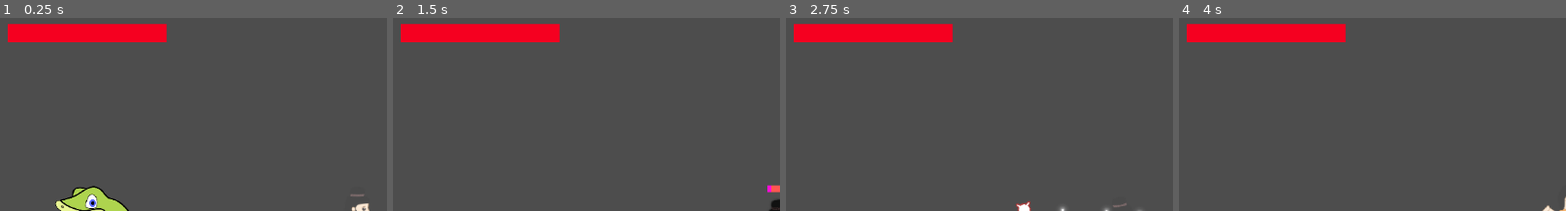
Above: before the commit, frames 1-4 (left to right).
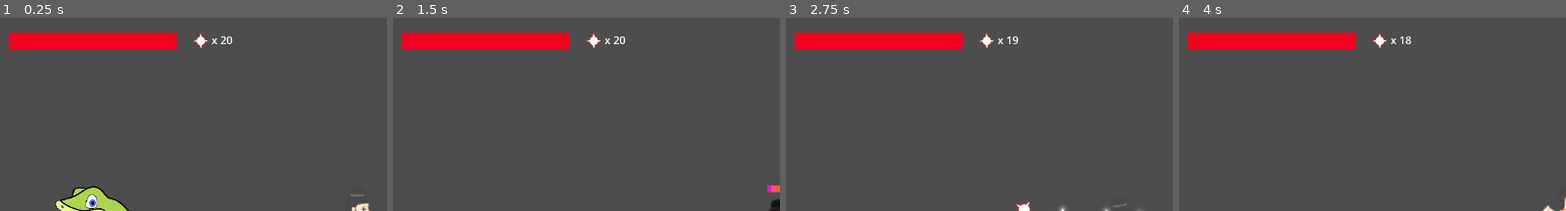
Above: after the commit, the same moments.

Repository: KartikWatts/games
Game: Godot game, scene res://world.tscn
Two runs of this game, one before a commit and one after it. Both use one fixed random seed, a clock stepped at 60 frames per second and the inputs below.
Inputs:
- Up to frame 1 (0.25 s): no input
- Up to frame 2 (1.5 s): tap Enter (ui_accept) at 0.5, 0.6, 0.77, 1.07 s; hold Right (ui_right) from 0.53 s (still down); tap Ctrl (player_attack) at 1.35 s
- Up to frame 3 (2.75 s): tap Enter (ui_accept) at 1.52, 1.55, 1.82, 2.1 s; release Right (ui_right) at 2.03 s; hold Left (ui_left) from 2.03 s (still down)
- Up to frame 4 (4 s): release Left (ui_left) at 2.78 s; hold Right (ui_right) from 2.78 s (still down); tap Ctrl (player_attack) at 2.85 s; tap Enter (ui_accept) at 3.02, 3.05, 3.32, 3.6, 3.77 s
The pictures show only the part of the screen within x 3-53%, y 0-50%; the shares and areas given below are measured in that part.

The runs differ from the first frame. In frame 1, 4.2% of the frame differs, in the area x 2-61%, y 3-17%; in frame 2, 4.2%; in frame 3, 4.2%; in frame 4, 4.2%.

Commit message:
game_balls counter

Diff:
--- /dev/null
+++ b/games/violest/violest/Label.gd
@@ -0,0 +1,7 @@
+extends Label
+
+func _ready():
+	text = "x " + str(Game.magic_balls_count)
+
+func _process(delta):
+	text = "x " + str(Game.magic_balls_count)
--- a/games/violest/violest/game.gd
+++ b/games/violest/violest/game.gd
@@ -9,7 +9,7 @@
 @export var player_jump_velocity := -620.0
 @export var player_attack_launch_time := 1.0
 
-@export var magic_balls_amount := 20
+@export var magic_balls_count := 20
 
 @export var snake_health := 1.0 * self.game_difficulty
 @export var snake_speed := 250.0 * self.game_difficulty
--- a/games/violest/violest/player/player.gd
+++ b/games/violest/violest/player/player.gd
@@ -25,6 +25,7 @@
 var face_direction = 1
 var is_sitting = false
 var is_hurting = false
+var is_dead = false
 
 func _ready():
 	set_wand_marker_position(1)
@@ -57,65 +58,66 @@
 		_magic_ball.hide()
 		_attack_progress.hide()
 
-	if Input.is_action_just_pressed("ui_up"):
-		is_sitting = false
-	if velocity == Vector2.ZERO:
-		if Input.is_action_just_pressed("ui_down"):
-			is_sitting = true
-	else:
-		is_sitting = false
+	if not is_dead:
+		if Input.is_action_just_pressed("ui_up"):
+			is_sitting = false
+		if velocity == Vector2.ZERO:
+			if Input.is_action_just_pressed("ui_down"):
+				is_sitting = true
+		else:
+			is_sitting = false
 
-	if is_sitting == true:
-		_player_hurt_box.position.y = SIT_DOWN_MARGIN
-	else:
-		_player_hurt_box.position.y = 0
+		if is_sitting == true:
+			_player_hurt_box.position.y = SIT_DOWN_MARGIN
+		else:
+			_player_hurt_box.position.y = 0
 
-	if Input.is_action_just_pressed("ui_accept") and is_on_floor():
-		velocity.y = player_jump_velocity
-		if is_attack_initiated:
-			_animation_player.play("attack_jump")
-		else:
-			_animation_player.play("jump_up")
+		if Input.is_action_just_pressed("ui_accept") and is_on_floor():
+			velocity.y = player_jump_velocity
+			if is_attack_initiated:
+				_animation_player.play("attack_jump")
+			else:
+				_animation_player.play("jump_up")
 
-	var direction = Input.get_axis("ui_left", "ui_right")
-	if direction == -1:
-		face_direction = -1
-		_sprite_2d.flip_h = true
-		set_wand_marker_position(direction)
-	elif direction == 1:
-		face_direction = 1
-		set_wand_marker_position(direction)
-		_sprite_2d.flip_h = false
+		var direction = Input.get_axis("ui_left", "ui_right")
+		if direction == -1:
+			face_direction = -1
+			_sprite_2d.flip_h = true
+			set_wand_marker_position(direction)
+		elif direction == 1:
+			face_direction = 1
+			set_wand_marker_position(direction)
+			_sprite_2d.flip_h = false
 
 
-	if direction:
-		velocity.x = direction * player_speed
-		if velocity.y == 0:
+		if direction:
+			velocity.x = direction * player_speed
+			if velocity.y == 0:
+				if is_attack_initiated:
+					_animation_player.play("attack_walk")
+				else:
+					_animation_player.play("walk")
+		else:
+			velocity.x = move_toward(velocity.x, 0, player_speed)
+			if velocity.y == 0:
+				if is_sitting == true:
+					if is_attack_initiated:
+						_animation_player.play("attack_sit")
+					else:
+						_animation_player.play("sit")
+				else:
+					if is_attack_initiated:
+						_animation_player.play("attack_idle")
+					else:
+						_animation_player.play("idle")
+
+		if velocity.y > 0:
 			if is_attack_initiated:
-				_animation_player.play("attack_walk")
+				_animation_player.play("attack_jump")
 			else:
-				_animation_player.play("walk")
-	else:
-		velocity.x = move_toward(velocity.x, 0, player_speed)
-		if velocity.y == 0:
-			if is_sitting == true:
-				if is_attack_initiated:
-					_animation_player.play("attack_sit")
-				else:
-					_animation_player.play("sit")
-			else:
-				if is_attack_initiated:
-					_animation_player.play("attack_idle")
-				else:
-					_animation_player.play("idle")
+				_animation_player.play("fall_down")
 
-	if velocity.y > 0:
-		if is_attack_initiated:
-			_animation_player.play("attack_jump")
-		else:
-			_animation_player.play("fall_down")
-
-	move_and_slide()
+		move_and_slide()
 
 func set_wand_marker_position(direction):
 	_wand_marker.position = Vector2((_collision_shape.shape.get_rect().size.x/2 + WAND_MAGIC_MARGIN) * direction, - WAND_MAGIC_MARGIN)
@@ -127,20 +129,30 @@
 
 func _on_shoot_timer_timeout():
 	shoot()
+	Game.magic_balls_count -= 1
 	is_attack_initiated = false
 
 func hurt():
 	if not is_hurting:
 		print("HURT")
 		Game.player_health -= 1
-		is_hurting = true
-		position = position + Vector2(-40 * face_direction, -30)
-		self.modulate.a = 0.5
-		await get_tree().create_timer(0.2).timeout
-		self.modulate.a = 1
-		await get_tree().create_timer(0.2).timeout
-		self.modulate.a = 0.5
-		await get_tree().create_timer(0.2).timeout
-		self.modulate.a = 1
-		await get_tree().create_timer(0.5).timeout
-		is_hurting = false
+		if Game.player_health == 0:
+			die()
+		else:
+			is_hurting = true
+			position = position + Vector2(-40 * face_direction, -30)
+			self.modulate.a = 0.5
+			await get_tree().create_timer(0.2).timeout
+			self.modulate.a = 1
+			await get_tree().create_timer(0.2).timeout
+			self.modulate.a = 0.5
+			await get_tree().create_timer(0.2).timeout
+			self.modulate.a = 1
+			await get_tree().create_timer(0.5).timeout
+			is_hurting = false
+
+func die():
+	is_dead = true
+	_animation_player.play("die")
+	await _animation_player.animation_finished
+	queue_free()
--- a/games/violest/violest/player/player.tscn
+++ b/games/violest/violest/player/player.tscn
@@ -186,6 +186,21 @@
 "transitions": PackedFloat32Array(1, 1, 1, 1, 1, 1, 1),
 "update": 1,
 "values": [8, 9, 10, 11, 12, 13, 14]
+}
+
+[sub_resource type="Animation" id="Animation_irjgd"]
+resource_name = "die"
+tracks/0/type = "value"
+tracks/0/imported = false
+tracks/0/enabled = true
+tracks/0/path = NodePath(".:frame")
+tracks/0/interp = 1
+tracks/0/loop_wrap = true
+tracks/0/keys = {
+"times": PackedFloat32Array(0, 0.1, 0.2, 0.3),
+"transitions": PackedFloat32Array(1, 1, 1, 1),
+"update": 1,
+"values": [32, 33, 34, 35]
 }
 
 [sub_resource type="AnimationLibrary" id="AnimationLibrary_hnm5t"]
@@ -195,6 +210,7 @@
 "attack_jump": SubResource("Animation_wjbnd"),
 "attack_sit": SubResource("Animation_qp0jp"),
 "attack_walk": SubResource("Animation_6b2dx"),
+"die": SubResource("Animation_irjgd"),
 "fall_down": SubResource("Animation_ystly"),
 "idle": SubResource("Animation_phnoh"),
 "jump_up": SubResource("Animation_u1o4u"),
--- a/games/violest/violest/world.tscn
+++ b/games/violest/violest/world.tscn
@@ -1,8 +1,10 @@
-[gd_scene load_steps=7 format=3 uid="uid://rqdfcdplc5nt"]
+[gd_scene load_steps=9 format=3 uid="uid://rqdfcdplc5nt"]
 
 [ext_resource type="Script" path="res://world.gd" id="1_2i1q4"]
 [ext_resource type="PackedScene" uid="uid://dpyxjvkwhg81l" path="res://player/player.tscn" id="1_e28uy"]
 [ext_resource type="PackedScene" uid="uid://qeckl4fceqn1" path="res://mobs/snake.tscn" id="2_3b0hr"]
+[ext_resource type="Texture2D" uid="uid://dxr74gl6x0yh7" path="res://assets/magic_ball.png" id="4_ad0ox"]
+[ext_resource type="Script" path="res://Label.gd" id="5_rkelv"]
 
 [sub_resource type="RectangleShape2D" id="RectangleShape2D_eshoh"]
 size = Vector2(2746.51, 44)
@@ -64,12 +66,26 @@
 [node name="UILabel" type="CanvasLayer" parent="."]
 
 [node name="PlayerHealthBar" type="ProgressBar" parent="UILabel"]
-offset_left = 49.0
-offset_top = 12.0
-offset_right = 285.0
-offset_bottom = 39.0
+offset_left = 50.0
+offset_top = 25.0
+offset_right = 300.0
+offset_bottom = 50.0
 theme_override_styles/background = SubResource("StyleBoxFlat_c8qh5")
 theme_override_styles/fill = SubResource("StyleBoxFlat_y3243")
 max_value = 1.0
 step = 0.5
 show_percentage = false
+
+[node name="MagicBall" type="Sprite2D" parent="UILabel"]
+position = Vector2(336, 37)
+rotation = 1.57079
+scale = Vector2(0.5, 0.5)
+texture = ExtResource("4_ad0ox")
+
+[node name="MagicBallCount" type="Label" parent="UILabel"]
+offset_left = 352.0
+offset_top = 24.0
+offset_right = 392.0
+offset_bottom = 50.0
+text = "x 10"
+script = ExtResource("5_rkelv")
Not shown: 1 places in games/violest/violest/player/player.tscn that only renumber resources
